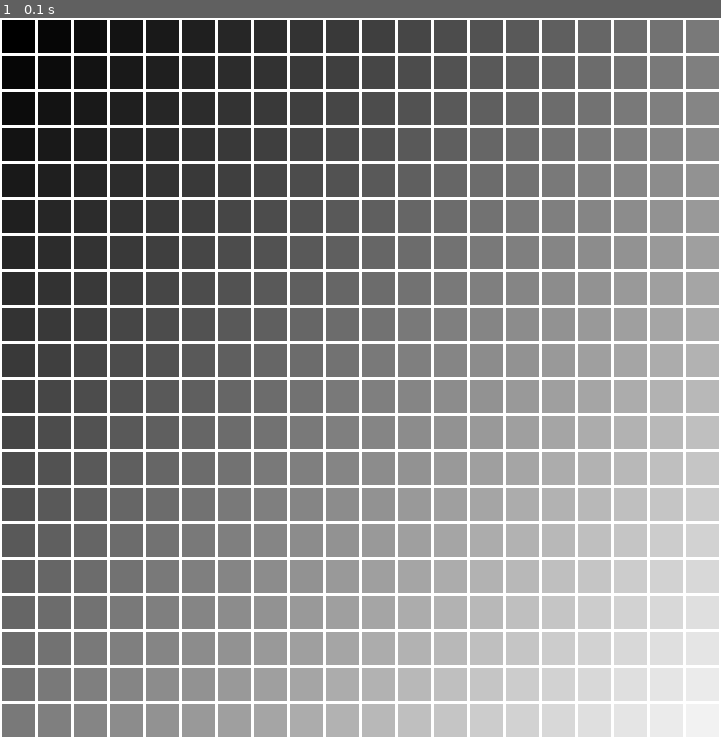
Above: before the commit, frame 1.
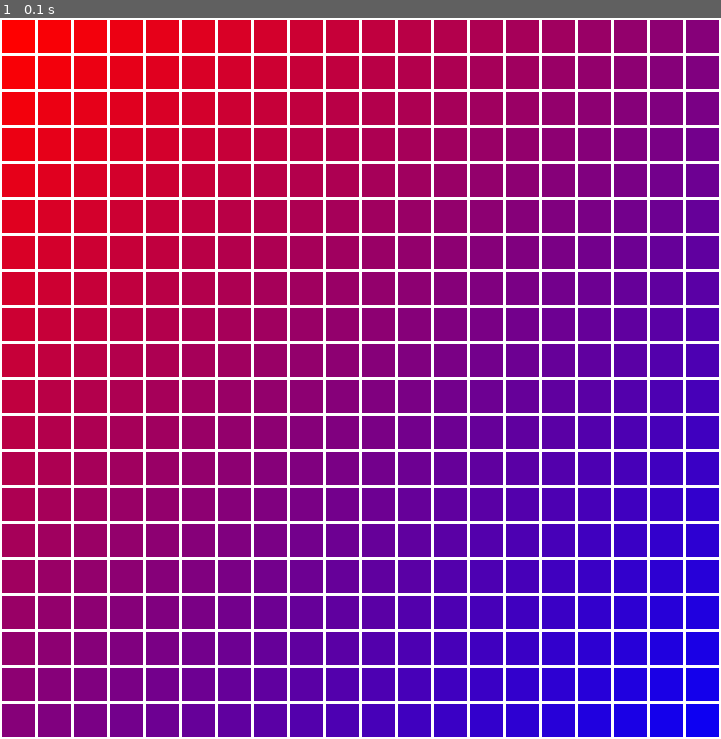
Above: after the commit, the same moment.

Repository: cdfricke/PyGame
Game: pygame game, started from grid.py
The game is run twice, just before and just after one commit, with the same random seed, the same clock (stepped at 60 frames per second) and the same inputs.
Inputs:
- Up to frame 1 (0.1 s): no input

The runs differ from the first frame. In frame 1, 84% of the frame differs, in the area x 0-100%, y 0-100%.

Commit message:
added some color functions and descriptions

Diff:
--- a/grid.py
+++ b/grid.py
@@ -49,6 +49,14 @@
     r = 255 - int(float(x) * 255)
     g = 0
     b = 0
+    return pygame.Color(r, g, b)
+
+# red -> blue
+def colorFunction3(x):
+    # r,g,b values must be integers between 0 and 255
+    r = 255 - int(float(x) * 255)
+    g = 0
+    b = int(float(x) * 255)
     return pygame.Color(r, g, b)
 # ***********************************
 
@@ -133,7 +141,7 @@
     screen.fill("black")
 
     # *** RENDER THE GAME HERE ***
-    gameMap.drawRectangles(screen, colorFunction2)
+    gameMap.drawRectangles(screen, colorFunction3)
     gameMap.drawLines(screen, "white", 3)
 
     # *** END RENDERING ***
